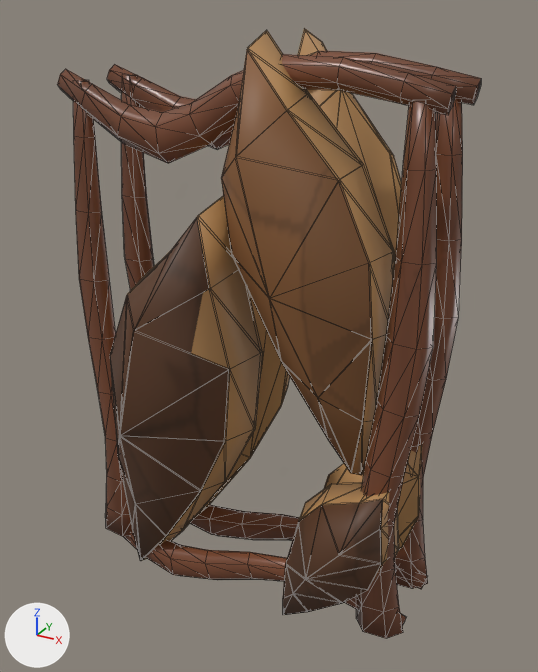
The glTF model public/assets/models/buildings/infestation-wall.glb as it was, and as the next commit left it.
One viewpoint serves both versions: a camera (50 mm lens) standing at (0.917, -1.591, 1.643) and looking at (0.026, 0.03, 0.833). Lighting does not change. The marker at lower left points along +X, +Y and +Z. The first picture is the older version. Mesh edges are drawn as thin lines.

Names of what the first picture shows: 'resin_shell'.
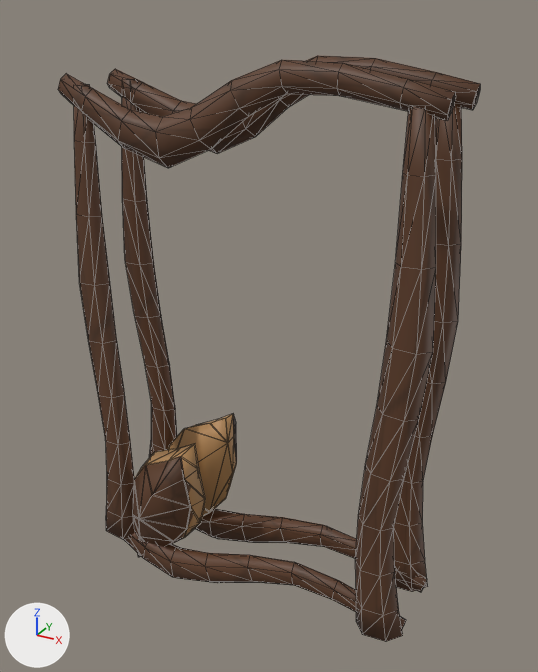
Where the change shows, as pixel boxes (x1, y1, x2, y2) in the pictures (538 x 672 px; the box of a moved part takes in the faces that stretch with it):
'resin_shell', reshaped, moved
    before: (57, 28, 481, 638)
    after: (58, 55, 480, 642)
part 1 of me_resin_shell, moved or reshaped
    before: (283, 499, 383, 615)
    after: (135, 444, 206, 544)
part 2 of me_resin_shell, moved or reshaped (not visible before)
    after: (168, 414, 237, 517)
part 3 of me_resin_shell, added (brown)
    after: (132, 449, 194, 557)
part 4 of me_resin_shell, added
    after: (205, 413, 237, 482)
part 5 of me_resin_shell, deleted (brown)
    before: (221, 28, 422, 577)
part 6 of me_resin_shell, deleted (brown)
    before: (110, 196, 290, 561)
part 7 of me_resin_shell, surface changed
    both: (59, 55, 480, 638)

The change, as a diff of the scene's bpy script:
```diff
--- a/public/assets/models/buildings/infestation-wall.glb.py
+++ b/public/assets/models/buildings/infestation-wall.glb.py
@@ me_resin_shell @@
 # used by ob_resin_shell; location = (0.0, 0.0, 0.05)
-me_resin_shell.from_pydata(...)  # 804 vertices, 1528 faces; spans x -0.51..0.51, y -0.39..0.39, z -0.05..1.55
-me_resin_shell.materials.append(mat_bug_flesh)  # picture img_bug_atlas_albedo_png
+me_resin_shell.from_pydata(...)  # 588 vertices, 1128 faces; spans x -0.51..0.51, y -0.23..0.23, z -0.04..1.5
+# me_resin_shell part 1: the loose piece of 27 vertices spanning x 0.14..0.47, y -0.28..-0.07, z -0.04..0.54 is multiplied about its middle by the matrix ((0.849, 0.0, -0.05), (0.001, 0.85, 0.008), (0.05, -0.008, 0.848)), then moved by (-0.57, 0.03, -0.04), in mat_bug_chitin_tan (picture img_bug_atlas_albedo_png)
+# me_resin_shell part 2: the loose piece of 27 vertices spanning x 0.14..0.47, y 0.07..0.28, z -0.04..0.54 is multiplied about its middle by the matrix ((0.849, 0.0, -0.05), (-0.001, 0.85, -0.008), (0.05, 0.008, 0.848)), then moved by (-0.57, -0.03, -0.04), in mat_bug_chitin_tan (picture img_bug_atlas_albedo_png)
+# me_resin_shell part 3: a new loose piece of 27 vertices spanning x -0.39..-0.13, y -0.23..-0.07, z -0.04..0.46, in mat_bug_chitin_dark (picture img_bug_atlas_albedo_png)
+# me_resin_shell part 4: a new loose piece of 27 vertices spanning x -0.39..-0.13, y 0.07..0.23, z -0.04..0.46, in mat_bug_chitin_dark (picture img_bug_atlas_albedo_png)
+# me_resin_shell part 5: 6 loose pieces with 162 vertices, spanning x -0.01..0.47, y -0.32..0.32, z -0.04..1.55, are deleted
+# me_resin_shell part 6
+# 108 vertices are removed from x -0.4..0.07, y -0.39..0.39, z -0.05..1.2
+# 200 faces are deleted
+# me_resin_shell part 7: 928 kept faces spanning x -0.51..0.51, y -0.14..0.14, z -0.03..1.5 get new texture (UV) coordinates
 me_resin_shell.materials.append(mat_bug_chitin_tan)
 me_resin_shell.materials.append(mat_bug_chitin_dark)
-me_resin_shell.materials.append(mat_bug_chitin_mid)  # picture img_bug_atlas_albedo_png
@@ ob_resin_shell @@
 ob_resin_shell = bpy.data.objects.new('resin_shell', me_resin_shell)
-ob_resin_shell.location = (0.0, 0.0, 0.05)
+ob_resin_shell.location = (0.0, 0.0, 0.039)
```
